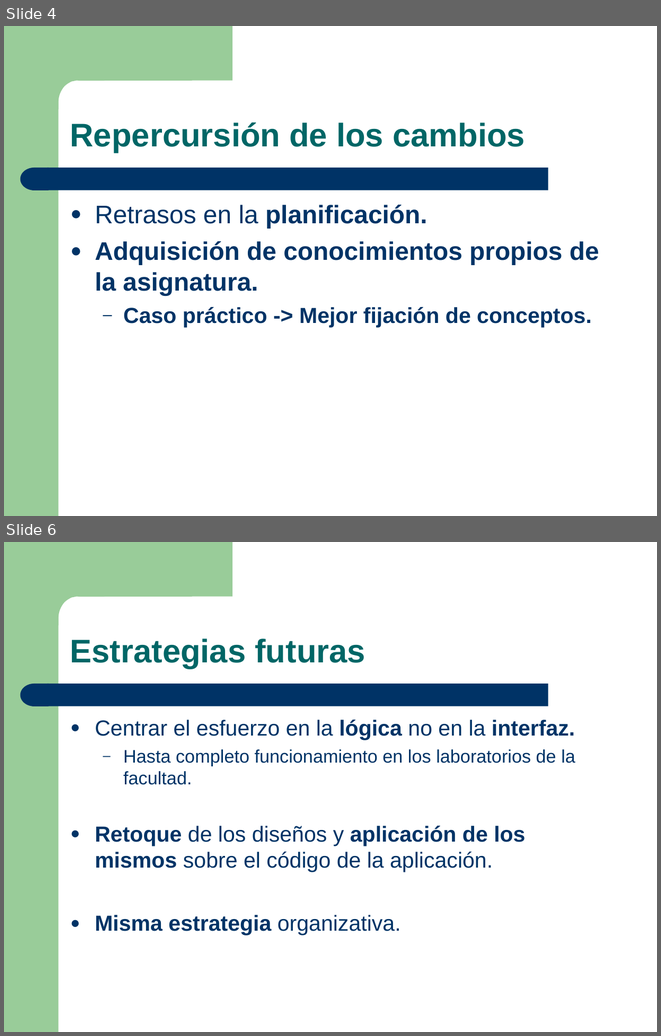
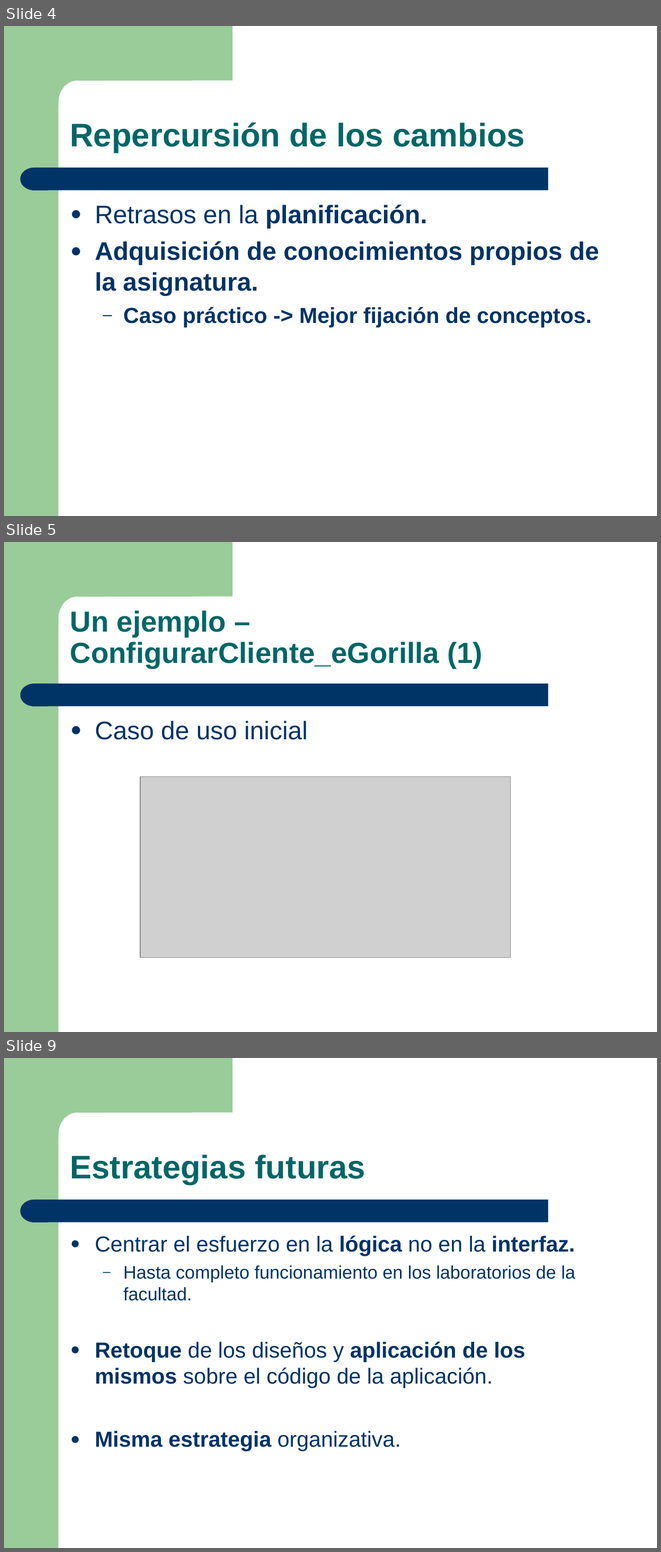
Before and after one commit to salcedonia/egorilla-software-engineering-2008-2009, a slide deck: doc/presentaciones/Presentacion_01-04-2009.ppt. Shown one above the other, each under a label of ours: slides 4 and 6 before the commit, slides 4, 5 and 9 after it; the slides between them are not shown. The pictures are 661x1036 and 661x1552 pixels, drawn with LibreOffice and Linux fonts; fonts in the diff are those of the drawing; grey boxes stand for pictures. Boxes give left, top, right and bottom in pixels: in the first picture for what was removed or moved away, otherwise in the second. Text is boxed around its words. In the diff, an @@ line names an element or a change of style, - is before the commit and + after.

```diff
--- a/doc/presentaciones/Presentacion_01-04-2009.ppt
+++ b/doc/presentaciones/Presentacion_01-04-2009.ppt
@@ slide 5 added at bbox=[4, 542, 657, 1032], background #FFFFFF; not listed: 4 template elements that a slide beside it also shows @@
@@ text added at bbox=[70, 610, 483, 668], 32 pt, text #006666, bold @@
+Un ejemplo – ConfigurarCliente_eGorilla (1)
@@ text added at bbox=[95, 721, 308, 740], 28 pt, text #003366 @@
+● Caso de uso inicial
@@ picture added at bbox=[140, 776, 511, 958] @@
@@ what was slide 6 is now slide 9 @@
```
Also in this commit, not shown: 3 slides changed, 3 other slides added, 1 slide removed.
